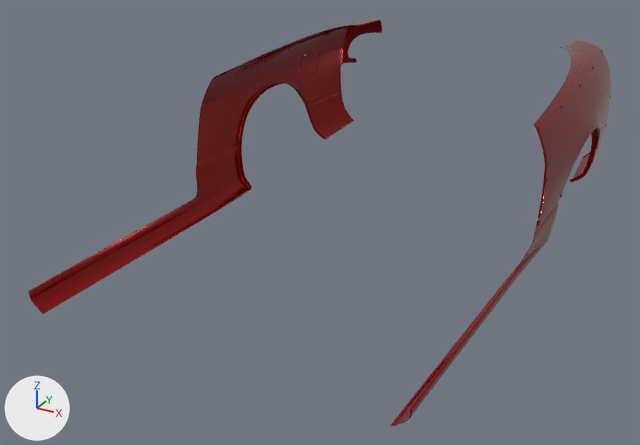
Before and after pictures for a commit that changed the glTF model content/cars/nissan_rs13/rearfenders_dmaxtype3.glb.
The view is the same before and after, from a 50 mm lens placed at (1.66, -2.73, 1.72), pointed at (-0.14, 0.54, 0.08). The lights are fixed; the arrows at lower left show +X, +Y and +Z. Mesh edges are drawn as thin lines on the coarser meshes. Where no turn or scale is listed for an object, it has been applied to the vertices.

Objects in the first picture: 'Extensions', 'Fenders'.
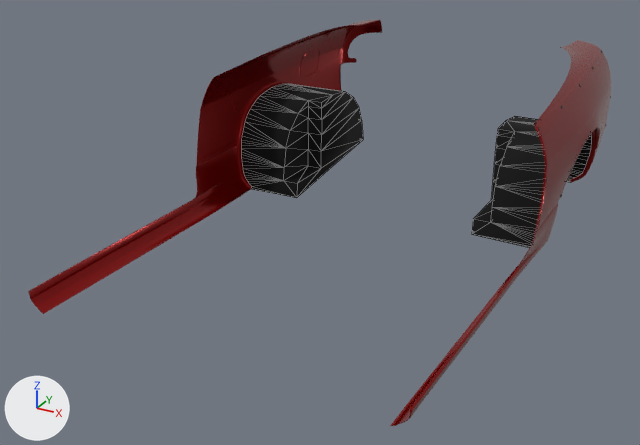
Boxes [x1, y1, x2, y2] around the edits, measured in the pictures (640 x 445 px):
```json
{"object": "Undercarriage", "change": "added", "after": [242, 83, 592, 248]}
```

Edits to the scene script, one JSON object a line:
```json
{"op": "add", "block": "mat_black_mate", "code": ["mat_black_mate = bpy.data.materials.new('Black Mate')", "# nodes: BsdfPrincipled, Mix, OutputMaterial, VertexColor", "# colours: black #000000"]}
{"op": "add", "block": "me_undercarriage", "code": ["me_undercarriage = bpy.data.meshes.new('Undercarriage')", "me_undercarriage.from_pydata(...)  # 181 vertices, 224 faces; spans x -0.83..0.83, y 0.9..1.68, z 0.0..0.46", "me_undercarriage.materials.append(mat_black_mate)"]}
{"op": "add", "block": "ob_undercarriage", "code": ["ob_undercarriage = bpy.data.objects.new('Undercarriage', me_undercarriage)", "ob_undercarriage.location = (0.0, 0.0, 0.0)"]}
```
